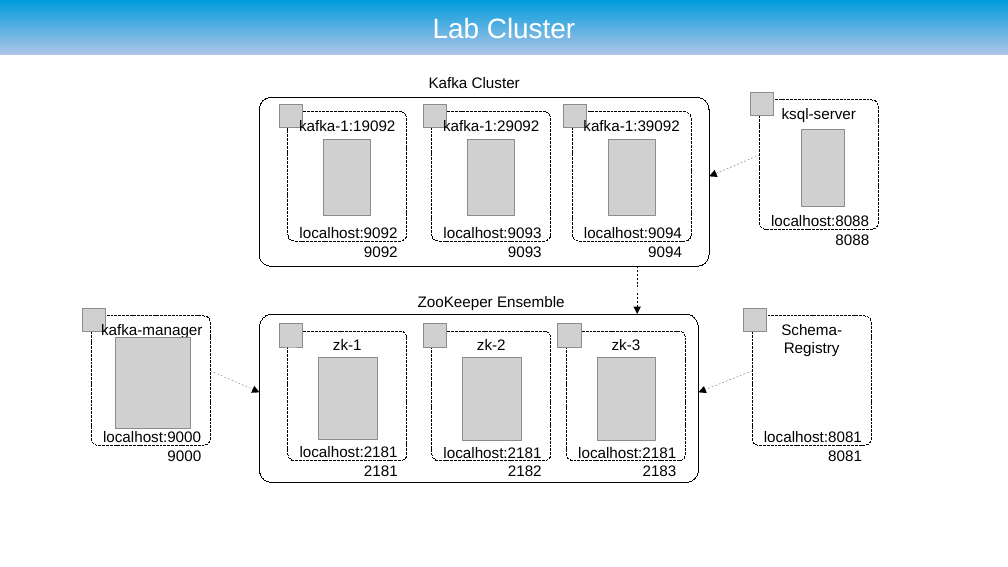
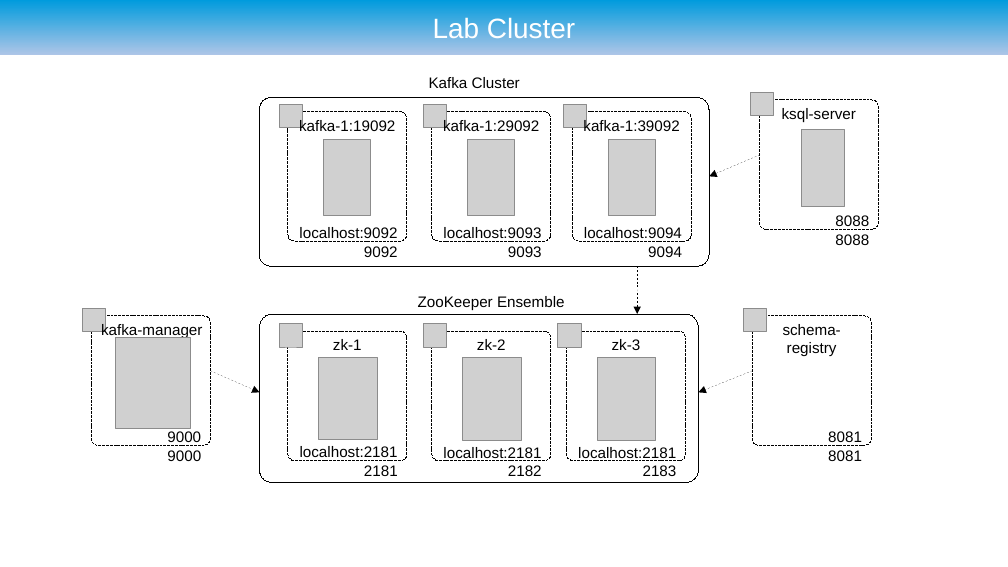
Before and after one commit to ryzlab/kafka-kompetensdag, a slide deck: slide 71 of doc/presentation-umejug.odp. Drawn at 1008x567 pixels with LibreOffice and Linux fonts; fonts in the diff are those of the drawing; grey boxes stand for pictures; background and template pictures are left out. Boxes give left, top, right and bottom in pixels: in the first picture for what was removed or moved away, otherwise in the second. Text is boxed around its words. In the diff, an @@ line names an element or a change of style, - is before the commit and + after.

```diff
--- a/doc/presentation-umejug.odp
+++ b/doc/presentation-umejug.odp
@@ text at (x1=835, y1=234, x2=869, y2=245): text changed @@
-localhost:8088
+8088
@@ text at (x1=783, y1=324, x2=841, y2=356): text changed @@
-Schema-Registry
+schema-registry
@@ text at (x1=167, y1=450, x2=201, y2=461): text changed @@
-localhost:9000
+9000
@@ text at (x1=828, y1=450, x2=862, y2=461): text changed @@
-localhost:8081
+8081
```
Also in this commit, not shown: 11 other slides changed, 1 slide added, 1 slide removed, 1 other file.
